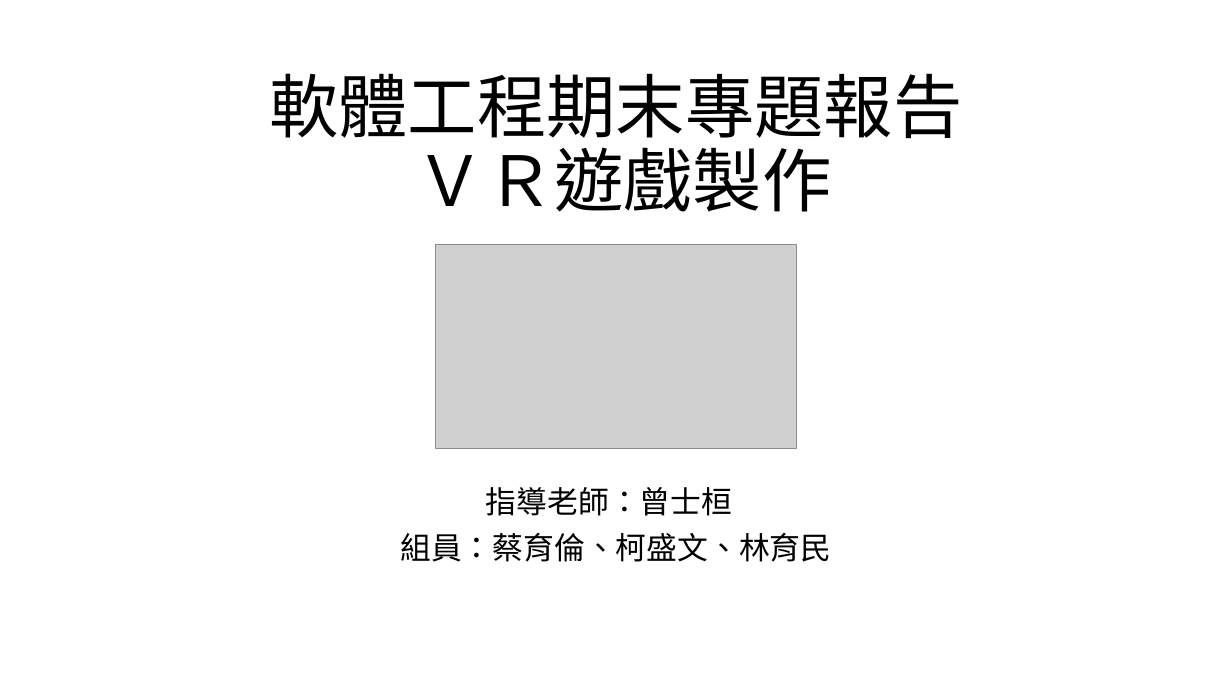
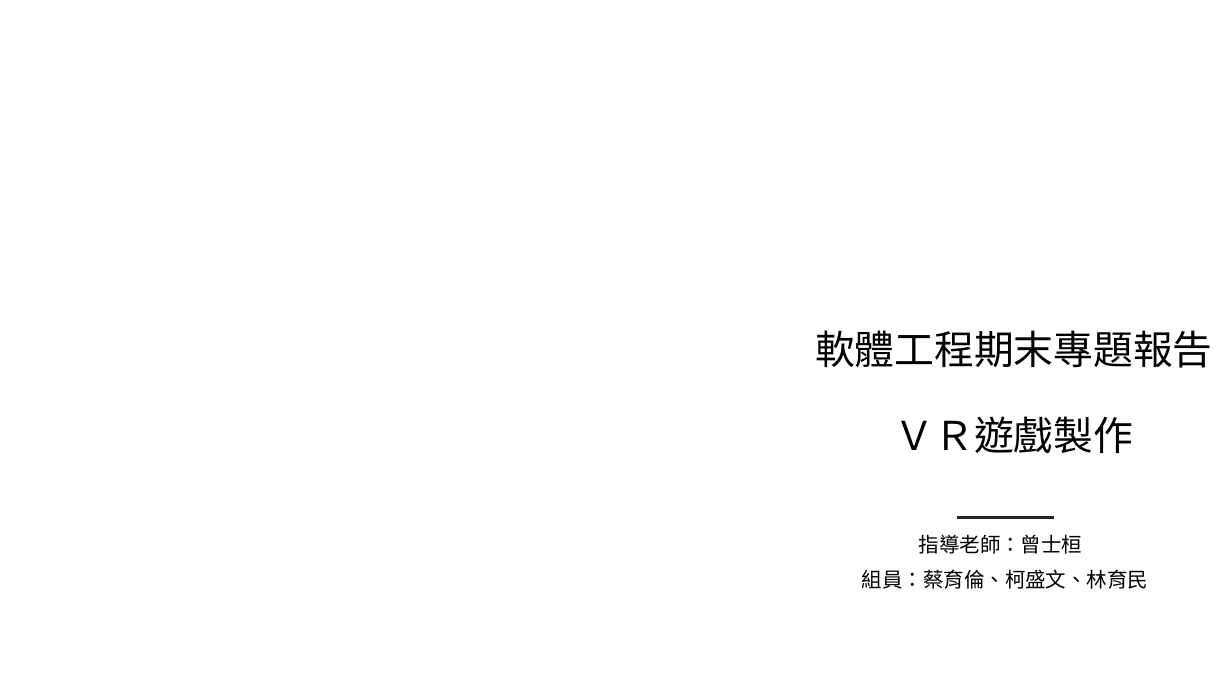
Before and after one commit to kewen0604/107_SE_Team2, a slide deck: slide 1 of 軟體工程期末專題報告.pptx. Drawn at 1232x693 pixels with LibreOffice and Linux fonts; fonts in the diff are those of the drawing; grey boxes stand for pictures; background and template pictures are left out. Boxes give left, top, right and bottom in pixels: in the first picture for what was removed or moved away, otherwise in the second. Text is boxed around its words. In the diff, an @@ line names an element or a change of style, - is before the commit and + after.

```diff
--- a/軟體工程期末專題報告.pptx
+++ b/軟體工程期末專題報告.pptx
@@ freeform shape added at (757,230,1232,693), fill #FFFFFF at 70% opacity @@
@@ picture removed at (435,244,796,448) @@
@@ title "軟體工程期末專題報告 ＶＲ遊戲製作": place and size @@
-title "軟體工程期末專題報告 ＶＲ遊戲製作" at (269,73,962,212)
+title "軟體工程期末專題報告 ＶＲ遊戲製作" at (815,330,1213,453)
@@ title "軟體工程期末專題報告 ＶＲ遊戲製作" at (815,330,1213,453): size 54 to 31 pt @@
@@ subtitle "指導老師：曾士桓": place and size @@
-subtitle "指導老師：曾士桓" at (400,487,831,562)
+subtitle "指導老師：曾士桓" at (862,534,1148,589)
@@ subtitle "指導老師：曾士桓" at (862,534,1148,589): size 24 to 16 pt @@
@@ line added from (958, 518) to (1053, 518), #262626 2 pt @@
```
Also in this commit, not shown: 16 other slides changed.
